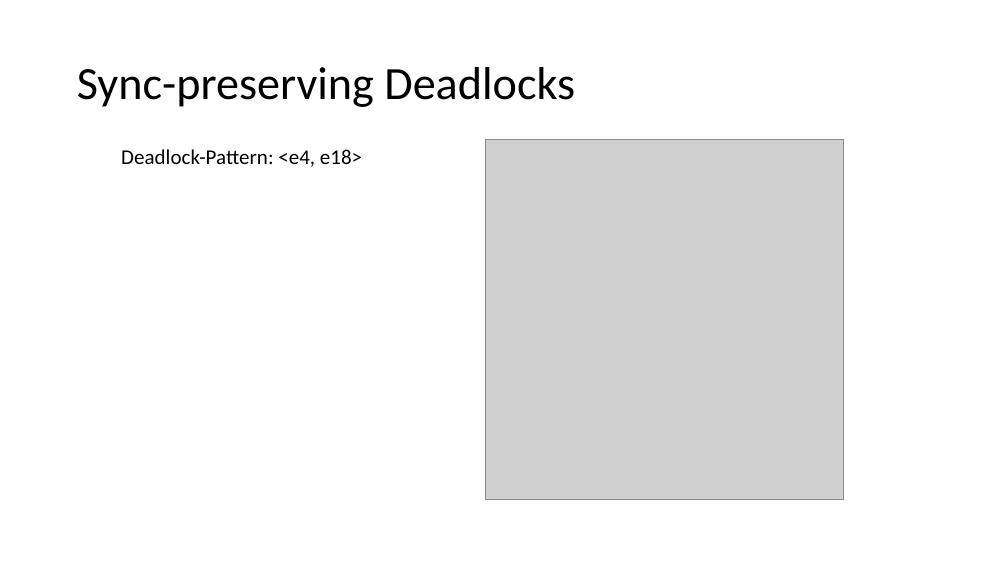
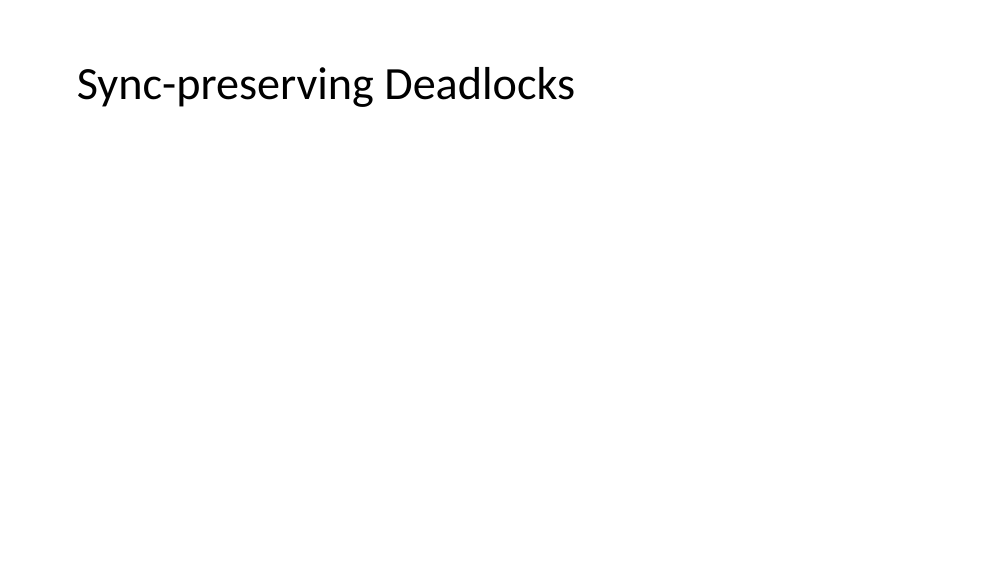
Before and after one commit to HuBaX/Seminararbeit, a slide deck: slide 20 of Sound Dynamic Deadlock Prediction in Linear Time.pptx (slide 21 before the commit). Drawn at 1008x567 pixels with LibreOffice and Linux fonts; fonts in the diff are those of the drawing; grey boxes stand for pictures. Boxes give left, top, right and bottom in pixels: in the first picture for what was removed or moved away, otherwise in the second. Text is boxed around its words. In the diff, an @@ line names an element or a change of style, - is before the commit and + after.

```diff
--- a/Sound Dynamic Deadlock Prediction in Linear Time.pptx
+++ b/Sound Dynamic Deadlock Prediction in Linear Time.pptx
@@ text removed at (121, 149, 362, 167) @@
-Deadlock-Pattern: <e4, e18>
@@ picture removed at (485, 140, 844, 500) @@
```
Also in this commit, not shown: 9 other slides changed, 3 slides added, 1 slide removed, 1 other file.
